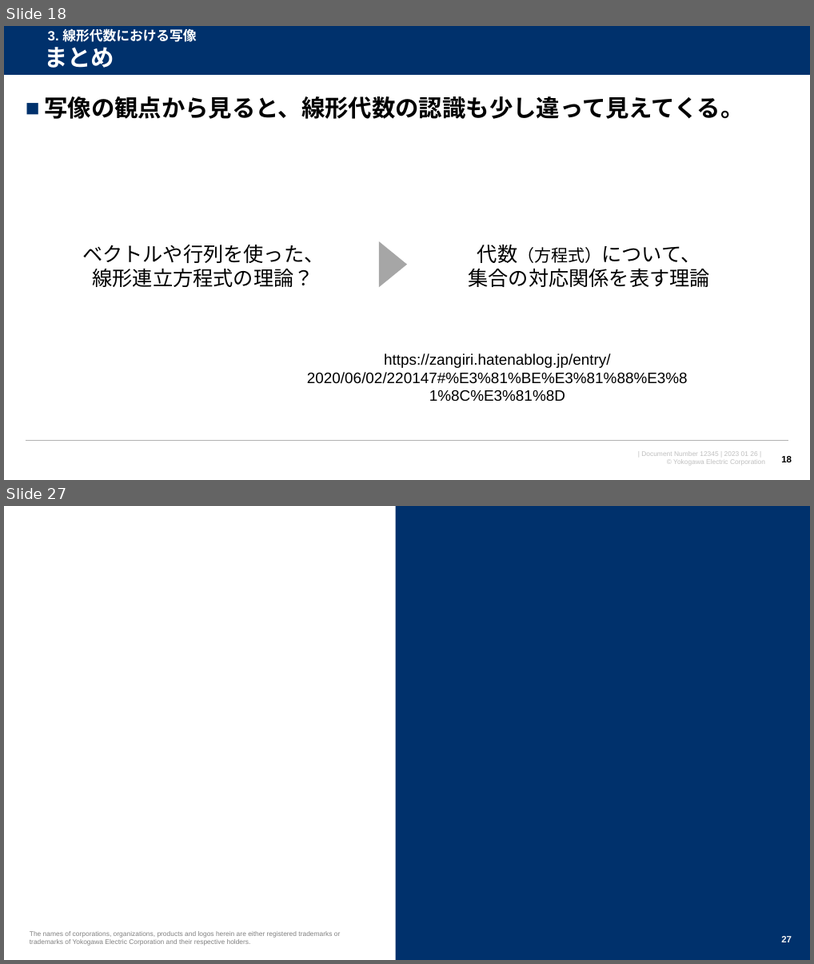
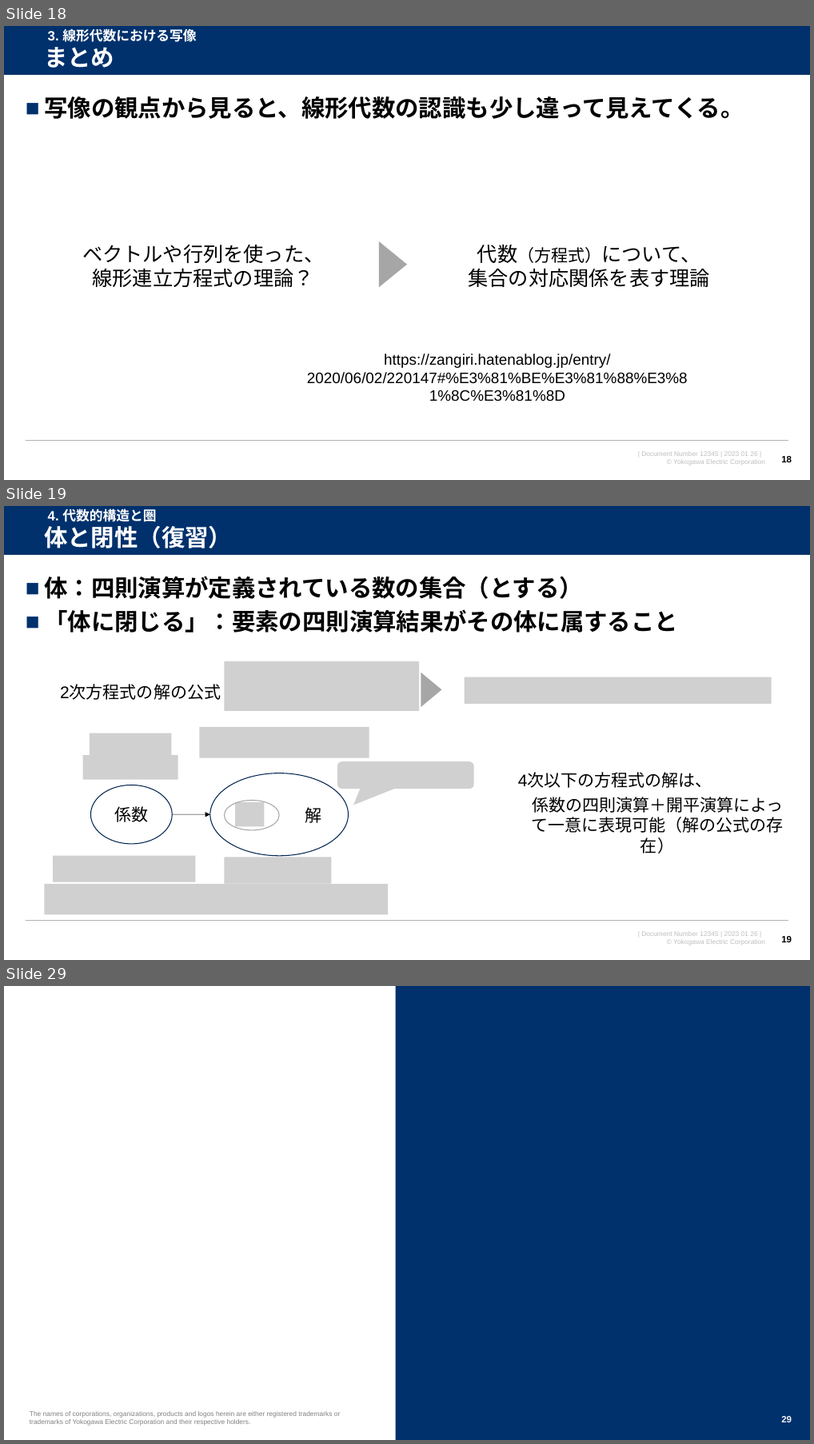
Before and after one commit to watarukumagai-git/opt, a slide deck: MMW/20230126_MMW_kumagai_rev.0.pptx. Shown one above the other, each under a label of ours: slides 18 and 27 before the commit, slides 18, 19 and 29 after it; the slides between them are not shown. The pictures are 814x964 and 814x1444 pixels, drawn with LibreOffice and Linux fonts; fonts in the diff are those of the drawing; grey boxes stand for pictures; background and template pictures are left out. Boxes give left, top, right and bottom in pixels: in the first picture for what was removed or moved away, otherwise in the second. Text is boxed around its words. In the diff, an @@ line names an element or a change of style, - is before the commit and + after.

```diff
--- a/MMW/20230126_MMW_kumagai_rev.0.pptx
+++ b/MMW/20230126_MMW_kumagai_rev.0.pptx
@@ slide 19 added at bbox=[4, 506, 810, 960], background #FFFFFF; not listed: 4 template elements that a slide beside it also shows @@
@@ title added at bbox=[44, 526, 232, 548], 28 pt, text #FFFFFF, bold @@
+体と閉性（復習）
@@ text added at bbox=[48, 508, 156, 522], 16 pt, text #FFFFFF, bold @@
+4. 代数的構造と圏
@@ text added at bbox=[44, 576, 678, 632], 28 pt, text #000000, bold @@
+■ 体：四則演算が定義されている数の集合（とする）
+■ 「体に閉じる」：要素の四則演算結果がその体に属すること
@@ picture added at bbox=[224, 661, 419, 711] @@
@@ triangle added at bbox=[421, 672, 442, 707], fill #A6A6A6 @@
@@ text added at bbox=[60, 685, 221, 700], 20 pt, text #000000 @@
+2次方程式の解の公式
@@ picture added at bbox=[464, 677, 772, 704] @@
@@ picture added at bbox=[90, 733, 171, 760] @@
@@ picture added at bbox=[199, 727, 370, 758] @@
@@ picture added at bbox=[83, 755, 178, 779] @@
@@ picture added at bbox=[338, 761, 474, 788] @@
@@ ellipse added at bbox=[90, 785, 172, 844], outline #002450 1 pt @@
@@ ellipse added at bbox=[210, 772, 348, 855], outline #002450 1 pt @@
@@ text added at bbox=[518, 773, 713, 788], 20 pt, text #000000 @@
+4次以下の方程式の解は、
@@ text added at bbox=[114, 806, 148, 822], 20 pt, text #000000 @@
+係数
@@ arrow added from (172, 815) to (210, 815), #000000 0.5 pt @@
@@ ellipse added at bbox=[224, 800, 279, 830], outline #A6A6A6 1 pt @@
@@ picture added at bbox=[236, 802, 265, 826] @@
@@ text added at bbox=[306, 807, 322, 823], 20 pt, text #000000 @@
+解
@@ text added at bbox=[531, 796, 784, 832], 20 pt, text #000000 @@
+係数の四則演算＋開平演算によって一意に表現可能（解の公式の存在）
@@ picture added at bbox=[53, 855, 196, 882] @@
@@ picture added at bbox=[224, 857, 331, 884] @@
@@ picture added at bbox=[45, 884, 388, 914] @@
@@ page number added at bbox=[782, 936, 792, 942], 11 pt, text #000000, bold @@
+19
@@ what was slide 27 is now slide 29 @@
@@ page number at bbox=[782, 1416, 792, 1422]: text changed @@
-27
+29
```
Also in this commit, not shown: 11 slides changed, 3 other slides added, 5 slides removed.
